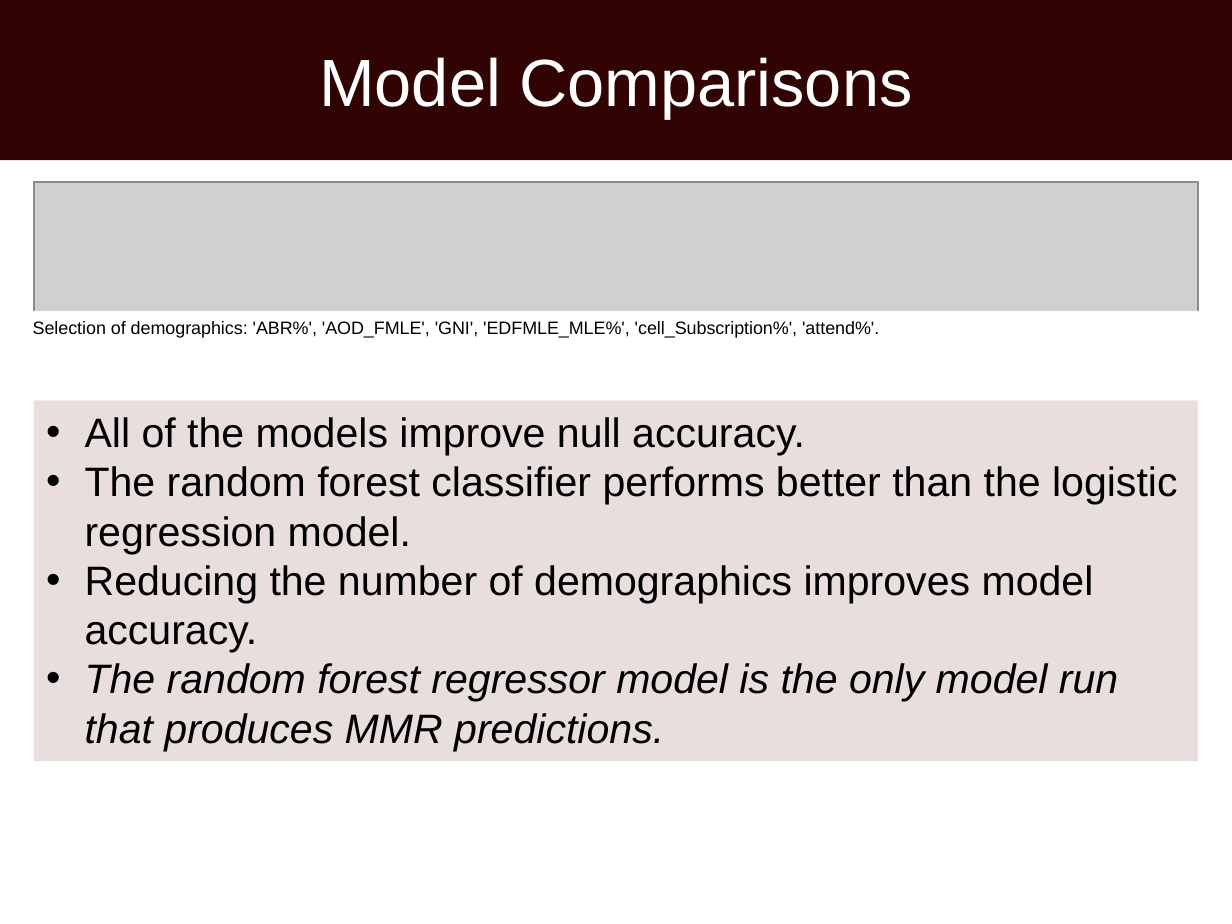
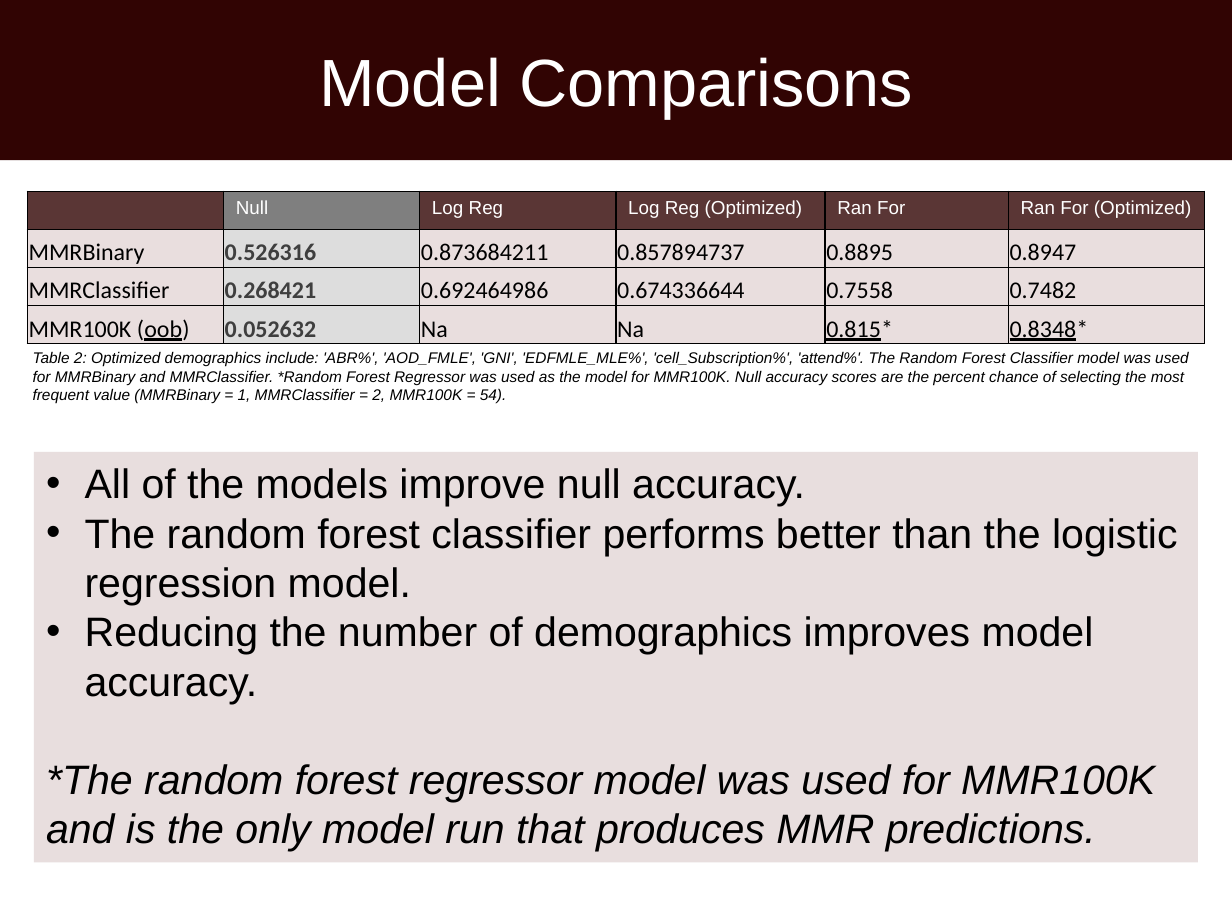
Before and after one commit to minire/GADataScience, a slide deck: slide 7 of project/Final Presentation 112916.pptx. Drawn at 1232x924 pixels with LibreOffice and Linux fonts; fonts in the diff are those of the drawing; grey boxes stand for pictures. Boxes give left, top, right and bottom in pixels: in the first picture for what was removed or moved away, otherwise in the second. Text is boxed around its words. In the diff, an @@ line names an element or a change of style, - is before the commit and + after.

```diff
--- a/project/Final Presentation 112916.pptx
+++ b/project/Final Presentation 112916.pptx
@@ table added at (27, 191, 1204, 345), 4 rows, 6 columns @@
+ | Null | Log Reg | Log Reg (Optimized) | Ran For | Ran For (Optimized)
+MMRBinary | 0.526316 | 0.873684211 | 0.857894737 | 0.8895 | 0.8947
+MMRClassifier | 0.268421 | 0.692464986 | 0.674336644 | 0.7558 | 0.7482
+MMR100K (oob) | 0.052632 | Na | Na | 0.815* | 0.8348*
@@ picture removed at (34, 182, 1199, 338) @@
@@ rectangle "Table 2: Optimized demographics include: ...": place and size @@
-rectangle "Table 2: Optimized demographics include: ..." at (21, 310, 1212, 346)
+rectangle "Table 2: Optimized demographics include: ..." at (21, 342, 1205, 411)
@@ text in rectangle at (33, 351, 1188, 404): text changed; size 10.5 to 9 pt; italic on @@
-Selection of demographics: 'ABR%', 'AOD_FMLE', 'GNI', 'EDFMLE_MLE%', 'cell_Subscription%', 'attend%'.
+Table 2: Optimized demographics include: 'ABR%', 'AOD_FMLE', 'GNI', 'EDFMLE_MLE%', 'cell_Subscription%', 'attend%'. The Random Forest Classifier model was used for MMRBinary and MMRClassifier. *Random Forest Regressor was used as the model for MMR100K. Null accuracy scores are the percent chance of selecting the most frequent value (MMRBinary = 1, MMRClassifier = 2, MMR100K = 54).
@@ rectangle "All of the models improve ...": place and size @@
-rectangle "All of the models improve ..." at (34, 400, 1199, 761)
+rectangle "All of the models improve ..." at (34, 452, 1199, 862)
@@ text in rectangle at (46, 764, 1155, 852): text changed @@
-• The random forest regressor model is the only model run that produces MMR predictions.
+*The random forest regressor model was used for MMR100K and is the only model run that produces MMR predictions.
```
Also in this commit, not shown: 5 other slides changed, 2 other files.
